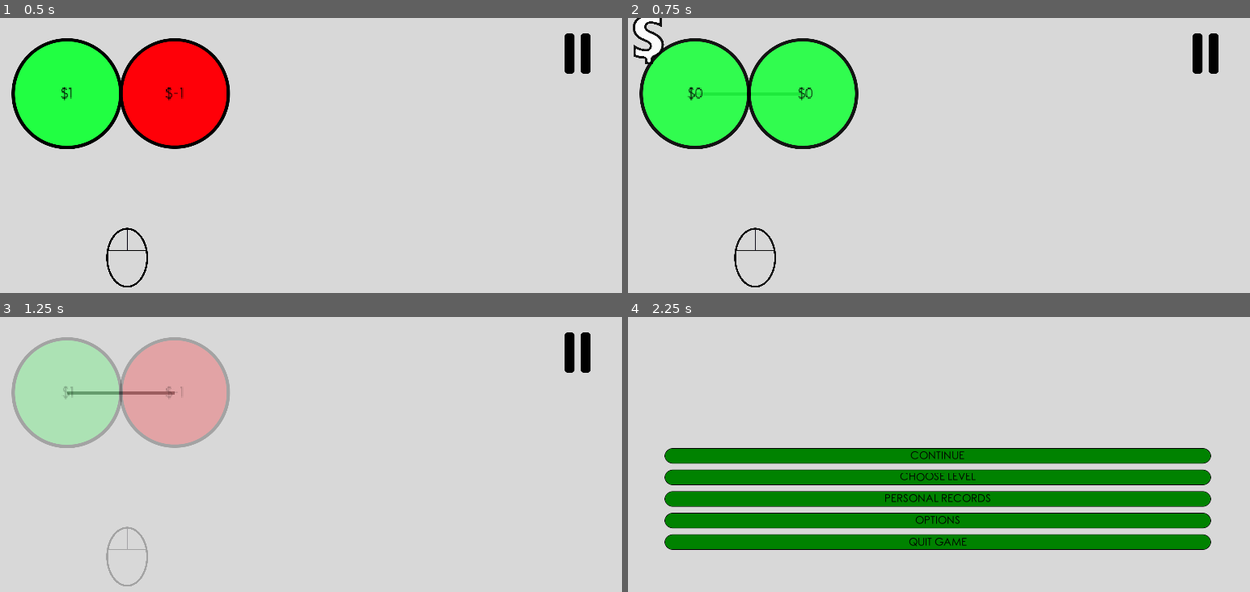
Above: before the commit, frames 1-4 (two rows, left to right).
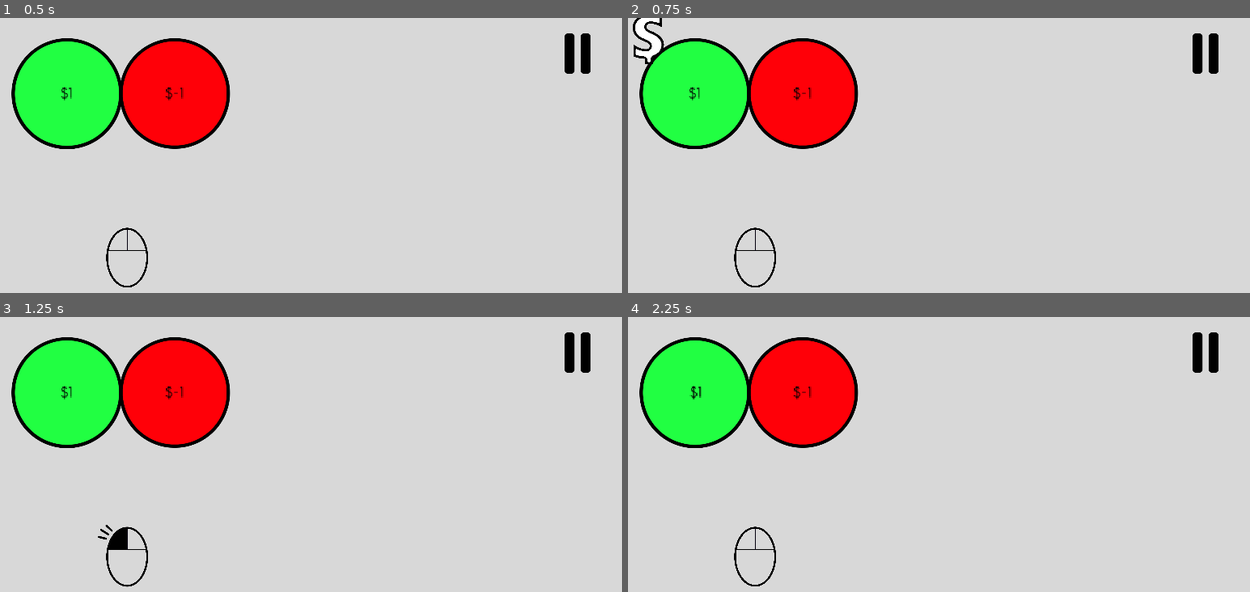
Above: after the commit, the same moments.

Repository: Inglo-Games/dollar-shuffle
Game: Godot game, scene res://scenes/tutorial.tscn
Same seed, same stepped clock (60 frames per second), same inputs: the game is played once before the commit and once after it. This scene is started directly instead of the project's main scene.
Inputs (mouse positions are in pixels of both pictures, inside the frame that each line leads up to):
- Up to frame 1 (0.5 s): no input
- Up to frame 2 (0.75 s): tap Enter at 0.5 s; move the mouse to (696, 95) at 0.52 s; click (696, 95) at 0.6 s
- Up to frame 3 (1.25 s): right-click (68, 394) at 0.8 s
- Up to frame 4 (2.25 s): move the mouse to (802, 394) at 1.27 s; right-click (802, 394) at 1.35 s; click (802, 394) at 1.55 s; move the mouse to (1001, 418) at 2.02 s; click (1001, 418) at 2.1 s

Frame 1 is identical in both runs. In frame 2, 5.2% of the frame differs, in the area x 9-38%, y 7-48%; in frame 3, 12%; in frame 4, 38%, in the area x 1-95%, y 5-98%.

Commit message:
Adding pause for point animation

Diff:
--- a/scripts/graph.gd
+++ b/scripts/graph.gd
@@ -44,6 +44,8 @@
 		anim.init(node_list[neighbor], node_list[node])
 		anim.scale = ui_scale
 		call_deferred("add_child", anim)
+	# Wait for animations to play out
+	yield(get_tree().create_timer(0.6),"timeout")
 	# Add that many to node
 	graph_data[str(node)]["value"] += len(graph_data[str(node)]["conns"])
 	# Update move list
@@ -67,6 +69,8 @@
 		anim.init(node_list[node], node_list[neighbor])
 		anim.scale = ui_scale
 		call_deferred("add_child", anim)
+	# Wait for animations to play out
+	yield(get_tree().create_timer(0.6),"timeout")
 	# Update move list
 	get_parent().moves.append(Vector2(node,1))
 	# Force redraw of all node's UI
